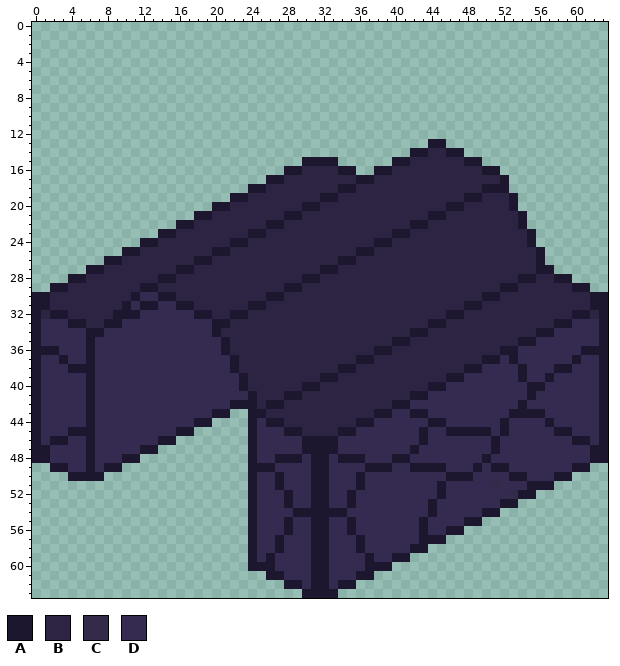
Pixel-art sprite: res/object/exit_obsidian_down.png. The first picture shows the starting point.
The file is 64x64 pixels. Colours within 5 levels of each other are drawn and written as one.
Palette (. is transparent): A #1c162f  B #2c2442  C #342a49  D #352b50
Once edited:
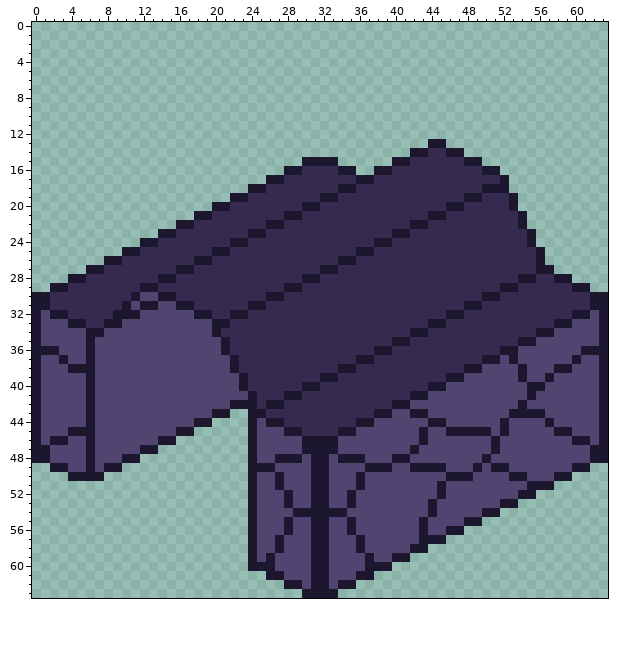
The exact change:
@@ palette @@
-B #2c2442
+B #352b50
-D #352b50
+D #504470
@@ x 0..63 @@
 31 AABBBBBBBBADAADDAABBBBBBAABBBBBBBBBBBBBBBBBBBBBBAABBBBBBBBBBBBAA
-32 ABAABBBBBAAADDDDDDAABBAABBBBBBBBBBBBBBBBBBBBBBAABBBBBBBBBBBBAABA
+32 ADAABBBBBAAADDDDDDAABBAABBBBBBBBBBBBBBBBBBBBBBAABBBBBBBBBBBBAADA
 33 ADDDAABBAADDDDDDDDDDAABBBBBBBBBBBBBBBBBBBBBBAABBBBBBBBBBBBAADDDA
@@ x 49..55 @@
 50 DDDDAAD
-51 DDCDDDA
-52 DDDDCAA
+51 DDDDDDA
+52 DDDDDAA
 53 DDDAA..
Where, in picture pixels (left, top, right, bottom), the same in both pictures:
changed: (41, 148, 599, 589)
